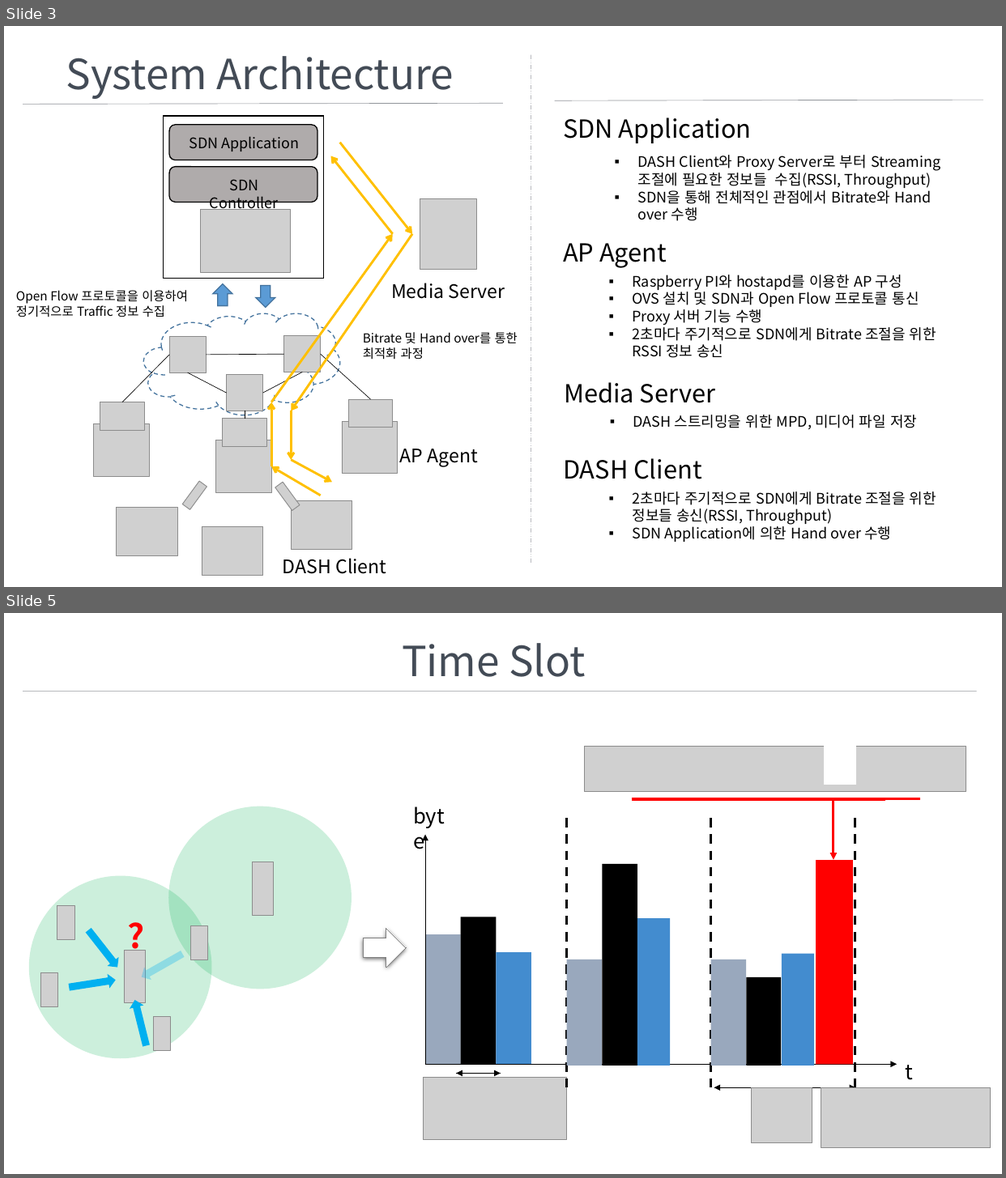
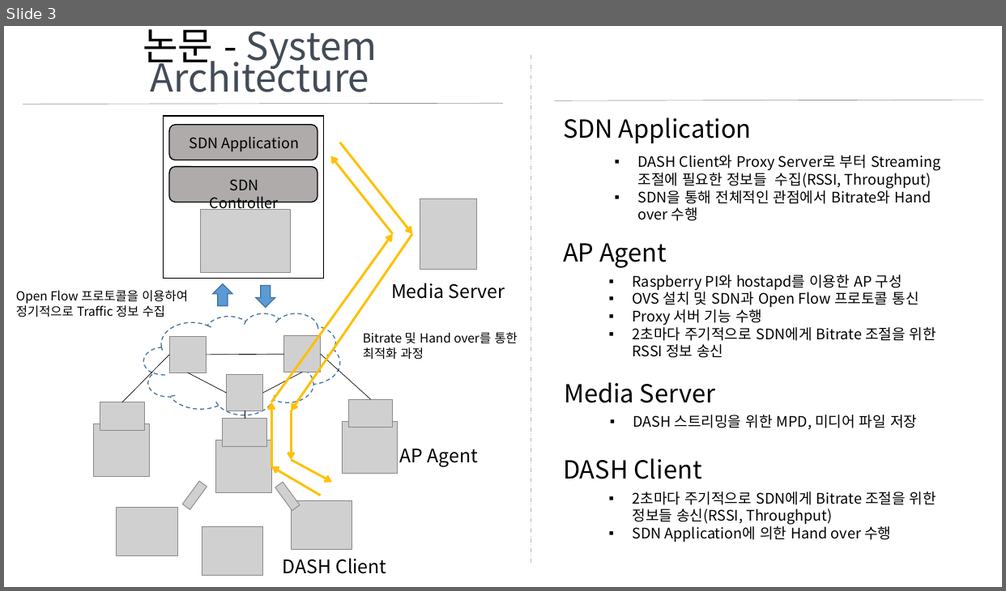
Before and after one commit to jaejunha/Paper, a slide deck: Daily(written_in_Korean)/for_samsung.pptx. Shown one above the other, each under a label of ours: slides 3 and 5 before the commit, slide 3 after it; the slides between them are not shown. The pictures are 1006x1178 and 1006x591 pixels, drawn with LibreOffice and Linux fonts; fonts in the diff are those of the drawing; grey boxes stand for pictures; background and template pictures are left out. Boxes give left, top, right and bottom in pixels: in the first picture for what was removed or moved away, otherwise in the second. Text is boxed around its words. In the diff, an @@ line names an element or a change of style, - is before the commit and + after.

```diff
--- a/Daily(written_in_Korean)/for_samsung.pptx
+++ b/Daily(written_in_Korean)/for_samsung.pptx
@@ slide 5 removed at <box>4,613,1002,1174</box>, background #FFFFFF @@
@@ text removed at <box>402,643,586,677</box> @@
-Time Slot
@@ line removed from (23, 691) to (977, 691) @@
@@ picture removed at <box>584,747,966,792</box> @@
@@ rectangle removed at <box>825,746,856,785</box> @@
@@ text removed at <box>406,799,461,833</box> @@
-byte
@@ line removed from (632, 799) to (885, 799) @@
@@ elbow arrow removed from (920, 799) to (833, 860) @@
@@ line removed from (567, 818) to (567, 1088) @@
@@ line removed from (710, 818) to (710, 1088) @@
@@ line removed from (855, 818) to (855, 1088) @@
@@ arrow removed from (425, 1064) to (425, 835) @@
@@ rectangle removed at <box>602,864,637,1066</box> @@
@@ rectangle removed at <box>816,860,853,1064</box> @@
@@ group removed at <box>28,806,351,1059</box>: 6 pictures, 4 right arrows, 2 ellipses, 1 text @@
-?
@@ right arrow removed at <box>364,928,406,967</box> @@
@@ rectangle removed at <box>461,917,496,1064</box> @@
@@ rectangle removed at <box>637,918,671,1066</box> @@
@@ rectangle removed at <box>425,935,461,1064</box> @@
@@ rectangle removed at <box>496,953,531,1065</box> @@
@@ rectangle removed at <box>567,960,602,1066</box> @@
@@ rectangle removed at <box>710,960,746,1066</box> @@
@@ rectangle removed at <box>782,954,815,1066</box> @@
@@ rectangle removed at <box>747,977,781,1066</box> @@
@@ arrow removed from (425, 1064) to (897, 1064) @@
@@ arrow removed from (456, 1073) to (501, 1073) @@
@@ arrow removed from (501, 1073) to (456, 1073) @@
@@ text removed at <box>905,1065,913,1080</box> @@
-t
@@ picture removed at <box>424,1078,567,1140</box> @@
@@ arrow removed from (714, 1088) to (856, 1088) @@
@@ arrow removed from (856, 1088) to (714, 1088) @@
@@ picture removed at <box>751,1088,812,1144</box> @@
@@ picture removed at <box>820,1088,991,1148</box> @@
@@ slide 3 changed as well @@
@@ text at <box>143,29,377,92</box>: text changed; size 40 to 37 pt @@
-System Architecture
+논문 - System Architecture
```
Also in this commit, not shown: 2 other slides changed, 1 slide added, 1 other slide removed.
